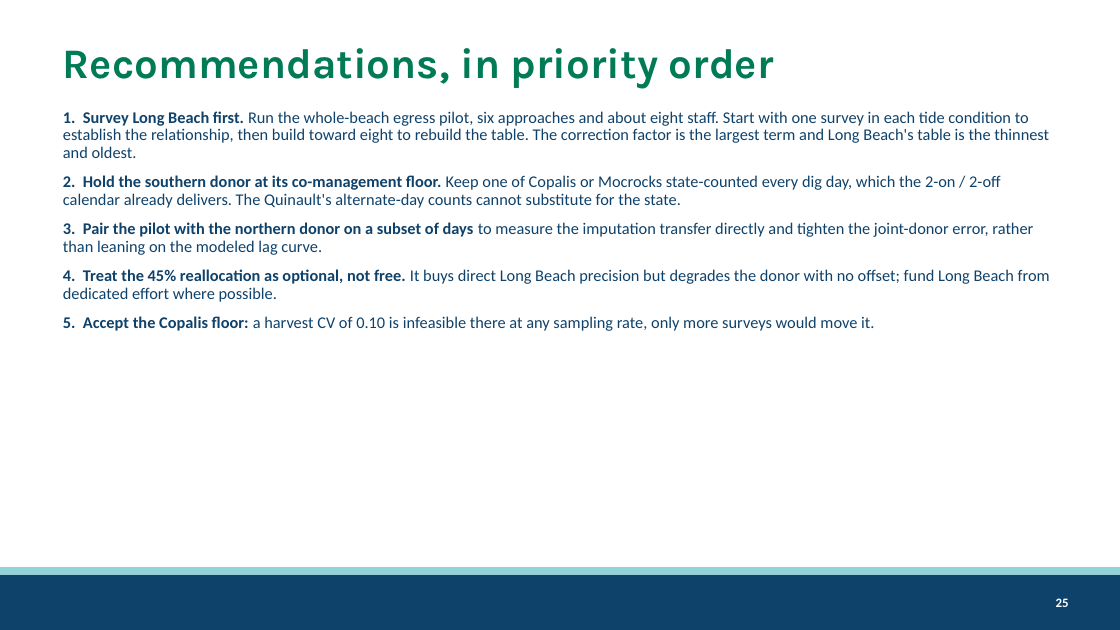
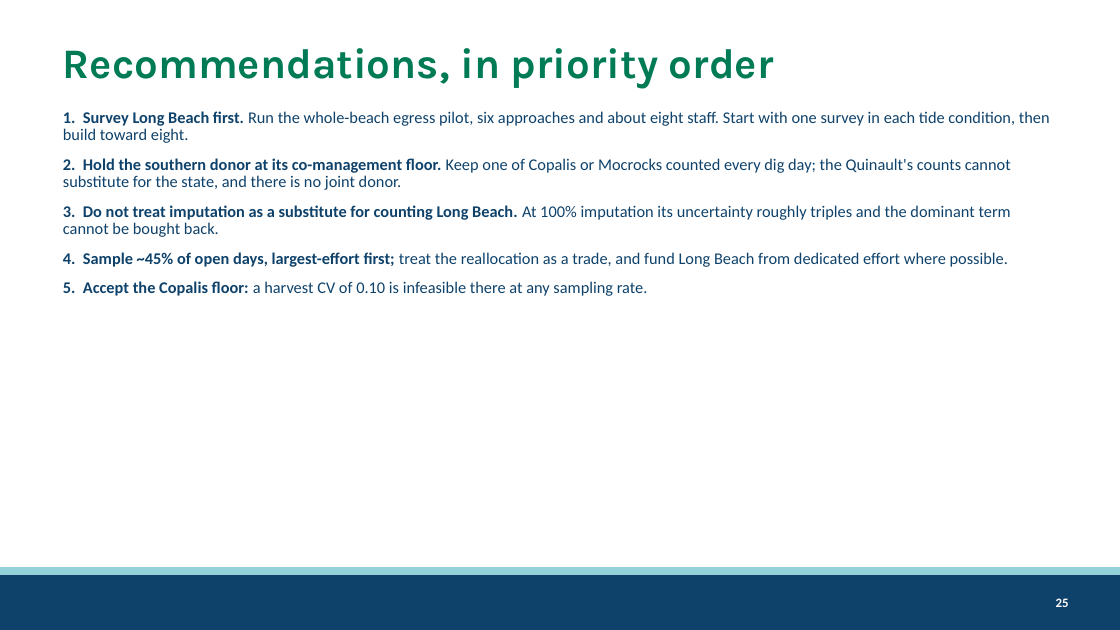
Before and after one commit to mattgeorgephd/razor-clam-harvest-monitoring, a slide deck: slide 25 of 07_presentations/razor-clam-sampling-design.pptx. Drawn at 1120x630 pixels with LibreOffice and Linux fonts; fonts in the diff are those of the drawing; background and template pictures are left out. Boxes give left, top, right and bottom in pixels: in the first picture for what was removed or moved away, otherwise in the second. Text is boxed around its words. In the diff, an @@ line names an element or a change of style, - is before the commit and + after.

Commit message:
donor beach analysis

```diff
--- a/07_presentations/razor-clam-sampling-design.pptx
+++ b/07_presentations/razor-clam-sampling-design.pptx
@@ text at <box>63,111,1050,296</box>: text changed @@
-1. Survey Long Beach first. Run the whole-beach egress pilot, six approaches and about eight staff. Start with one survey in each tide condition to establish the relationship, then build toward eight to rebuild the table. The correction factor is the largest term and Long Beach's table is the thinnest and oldest.
-2. Hold the southern donor at its co-management floor. Keep one of Copalis or Mocrocks state-counted every dig day, which the 2-on / 2-off calendar already delivers. The Quinault's alternate-day counts cannot substitute for the state.
-3. Pair the pilot with the northern donor on a subset of days to measure the imputation transfer directly and tighten the joint-donor error, rather than leaning on the modeled lag curve.
-4. Treat the 45% reallocation as optional, not free. It buys direct Long Beach precision but degrades the donor with no offset; fund Long Beach from dedicated effort where possible.
-5. Accept the Copalis floor: a harvest CV of 0.10 is infeasible there at any sampling rate, only more surveys would move it.
+1. Survey Long Beach first. Run the whole-beach egress pilot, six approaches and about eight staff. Start with one survey in each tide condition, then build toward eight.
+2. Hold the southern donor at its co-management floor. Keep one of Copalis or Mocrocks counted every dig day; the Quinault's counts cannot substitute for the state, and there is no joint donor.
+3. Do not treat imputation as a substitute for counting Long Beach. At 100% imputation its uncertainty roughly triples and the dominant term cannot be bought back.
+4. Sample ~45% of open days, largest-effort first; treat the reallocation as a trade, and fund Long Beach from dedicated effort where possible.
+5. Accept the Copalis floor: a harvest CV of 0.10 is infeasible there at any sampling rate.
```
Also in this commit, not shown: 17 other slides changed, 9 slides added, 7 slides removed, 5 other files.
